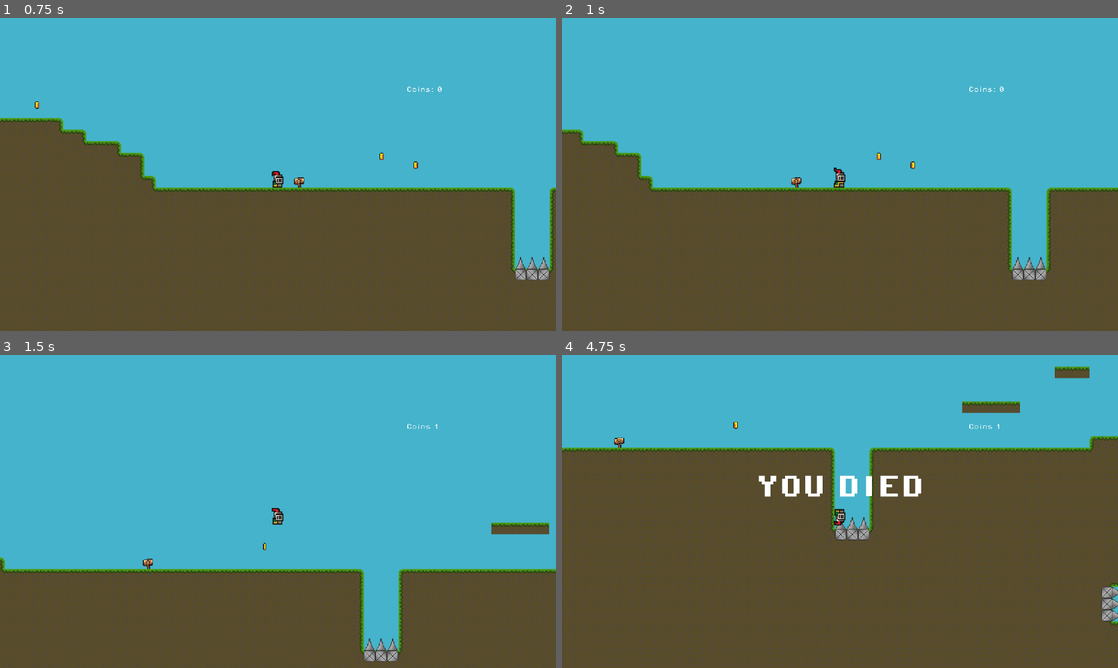
Above: before the commit, frames 1-4 (two rows, left to right).
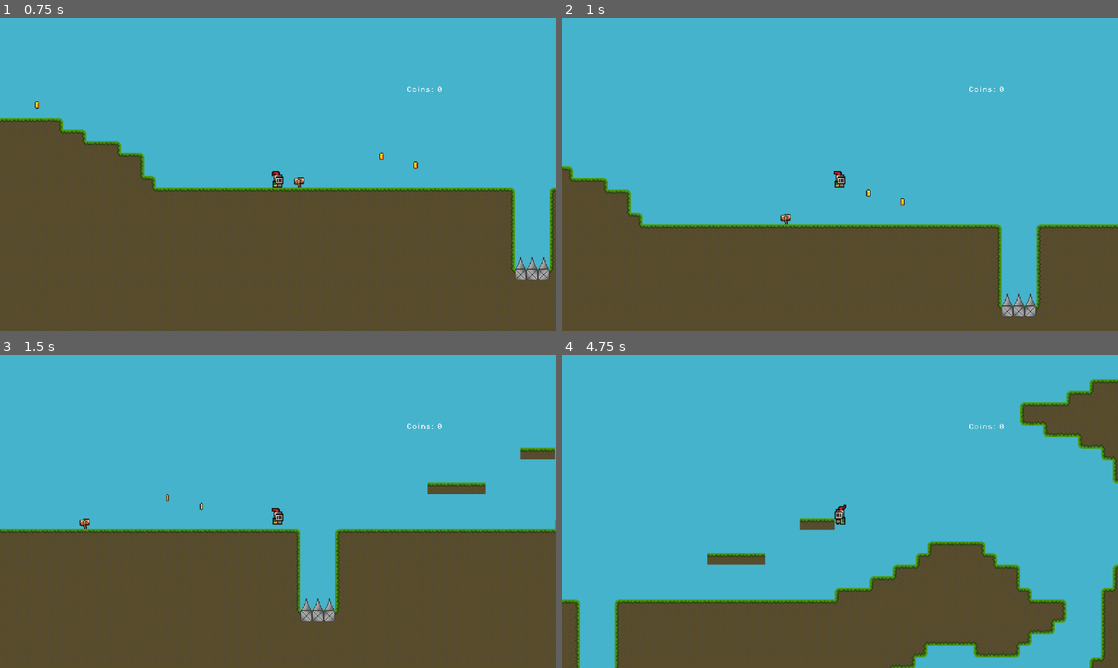
Above: after the commit, the same moments.

Repository: Swankified0/game
Game: Godot game, scene res://scenes/game.tscn
The game is run twice, just before and just after one commit, with the same random seed, the same clock (stepped at 60 frames per second) and the same inputs.
Inputs:
- Up to frame 1 (0.75 s): hold D (moveRight) from 0.53 s (still down); tap Shift (dash) at 0.6 s
- Up to frame 2 (1 s): keep holding D (moveRight); tap Space (Jump) at 0.77, 0.8 s
- Up to frame 3 (1.5 s): keep holding D (moveRight); tap Space (Jump) at 1.07, 1.35 s
- Up to frame 4 (4.75 s): tap Space (Jump) at 1.52, 1.82, 2.3, 3.02, 3.32, 3.77, 3.8, 4.07, 4.52 s; tap Shift (dash) at 1.55, 3.05, 3.6, 4.55 s; release D (moveRight) at 2.03 s; hold A (moveLeft) 2.03-2.78 s; hold W (Climb) 2.03-2.78 s; hold D (moveRight) 2.78-4.28 s; tap S (Crouch) at 2.85 s; hold A (moveLeft) from 4.28 s (still down); tap C (interact) at 4.35 s

Frame 1 is identical in both runs. In frame 2, 15% of the frame differs, in the area x 0-100%, y 35-96%; in frame 3, 17%; in frame 4, 53%, in the area x 0-100%, y 3-100%.

Commit message:
Input buffer and smn else idk

Diff:
--- a/scripts/player.gd
+++ b/scripts/player.gd
@@ -33,6 +33,8 @@
 	return Vector2(x,y)
 
 #Constants
+const INPUT_BUFFER: int = 5
+
 const AIR_ACCEL = 425
 const GROUND_ACCEL = 280
 const TURNING_ACCEL_FACTOR = 15
@@ -93,6 +95,9 @@
 #Variables
 
 #Booleans
+var bufferedJump: bool = false
+var bufferedDash: bool = false
+
 var isTalking: bool = false
 var dashRelease: bool = false
 var dashJump: bool = false
@@ -124,6 +129,9 @@
 var maxSpeedy: float
 
 #Integers
+var jumpBuffer: int = 0
+var dashBuffer: int = 0
+
 var debugMenu: int = -1
 
 var dashCountdown: int = 0
@@ -153,11 +161,26 @@
 func _on_isTalking_signal(value: bool):
 	isTalking = value
 
+#Input buffers function
+func buffer():
+	#Jump buffer
+	if Input.is_action_just_pressed("Jump"):
+		jumpBuffer = INPUT_BUFFER
+	elif jumpBuffer > 0:
+		jumpBuffer -= 1
+
+	if Input.is_action_just_pressed("dash"):
+		dashBuffer = INPUT_BUFFER
+	elif dashBuffer > 0:
+		dashBuffer -= 1
+
 #TO DO:
 #Expand turn mechanic
 #Add dash slip
 #Add jump countdown so the separation rays don't push you away from platforms
 func _physics_process(delta: float) -> void:
+	buffer()
+
 	#Emit various player state signals
 	emit_signal("isGrounded", grounded)
 	if velocity.x > 25 or velocity.x < -25:
@@ -276,9 +299,10 @@
 		dashCountdown -= 1
 
 	elif dashCountdown > 0:
+
 		dashType = 0
-
 		dashLand = false
+
 		#Dash Jumping does not reset the countdown to keep the lower air resistance
 		if not dashJump:
 			if grounded:
@@ -311,7 +335,8 @@
 		walk_push_ray_right.disabled = false
 
 	#Handle dashes
-	if Input.is_action_just_pressed("dash") and dashType == 0 and not dashRelease:
+	if dashBuffer > 0 and dashType == 0 and not dashRelease:
+		dashBuffer = 0
 		#Ground dash
 		if grounded:
 			#Crouch dash is shorter
@@ -348,7 +373,9 @@
 		wallJumping = false
 
 	# Handle Jumps and Dash Jumps
-	if Input.is_action_just_pressed("Jump") and grounded and dashType == 0:
+	if jumpBuffer > 0 and grounded and dashType == 0:
+		jumpBuffer = 0
+
 		if crouching:
 			if dashRelease: #Dash Hop
 				dashJump = true
